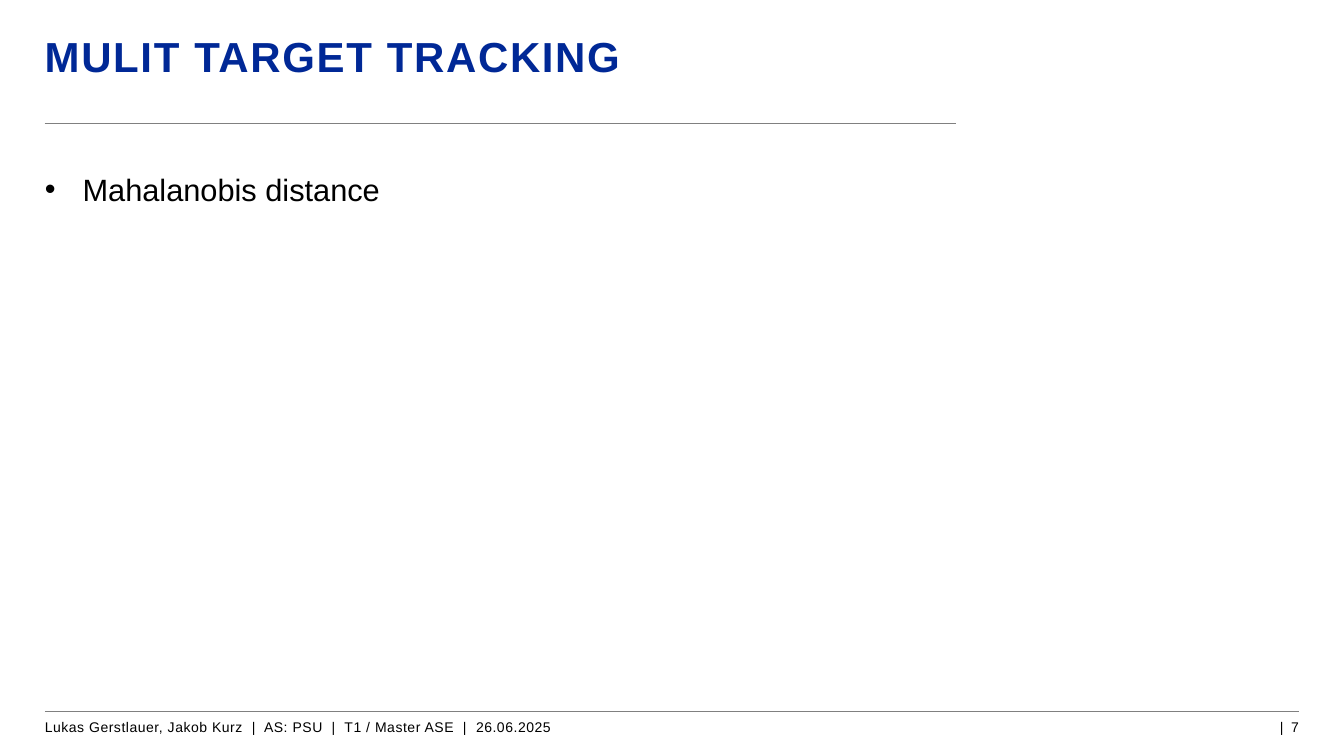
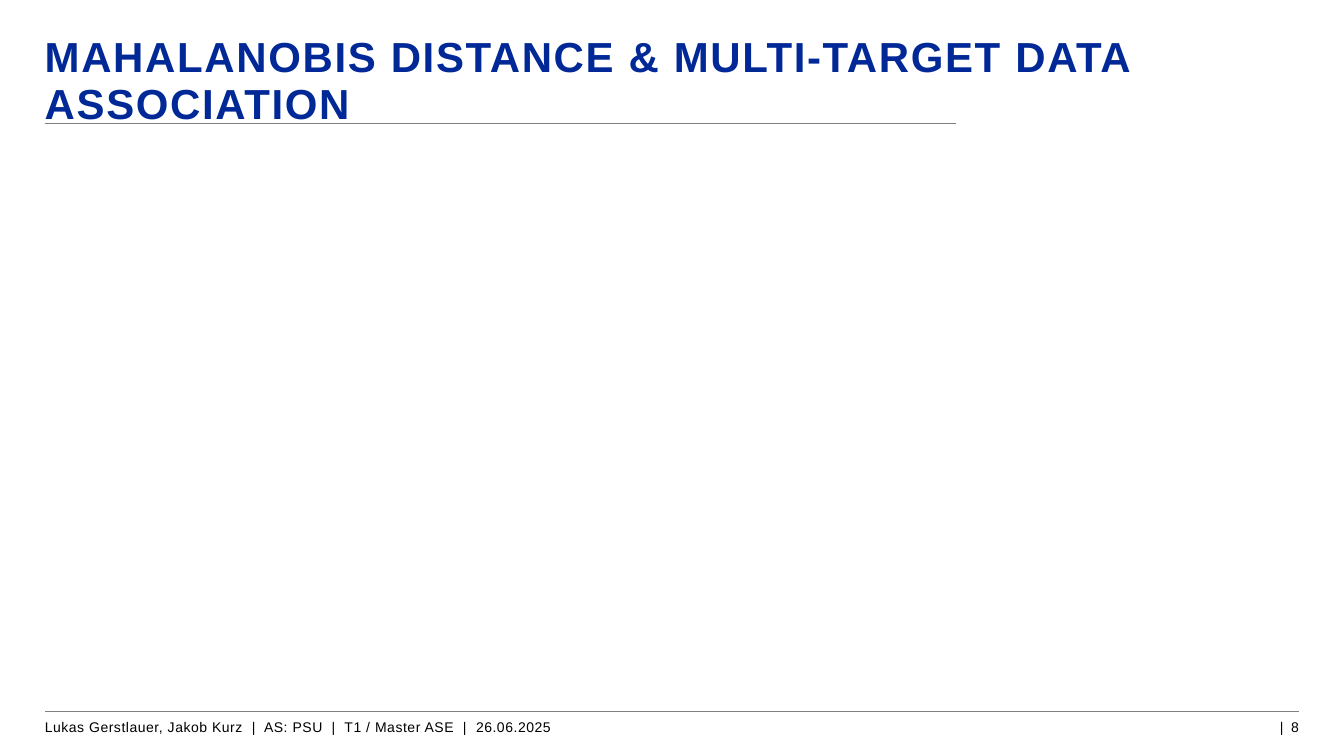
Before and after one commit to LGerstla01/ASPSU-Projects, a slide deck: slide 8 of Situation Understanding/Präsentation Kalmanfilter.pptx (slide 7 before the commit). Drawn at 1344x756 pixels with LibreOffice and Linux fonts; fonts in the diff are those of the drawing; grey boxes stand for pictures; background and template pictures are left out. Boxes give left, top, right and bottom in pixels: in the first picture for what was removed or moved away, otherwise in the second. Text is boxed around its words. In the diff, an @@ line names an element or a change of style, - is before the commit and + after.

```diff
--- a/Situation Understanding/Präsentation Kalmanfilter.pptx
+++ b/Situation Understanding/Präsentation Kalmanfilter.pptx
@@ title at (x1=45, y1=42, x2=1130, y2=124): text changed @@
-MULIT TARGET TRACKING
+MAHALANOBIS DISTANCE & MULTI-TARGET DATA ASSOCIATION
@@ text removed at (x1=83, y1=178, x2=379, y2=202) @@
-• Mahalanobis distance
@@ page number at (x1=1291, y1=722, x2=1299, y2=732): text changed @@
-| 7
+| 8
```
Also in this commit, not shown: 1 slide added, 2 other files.
